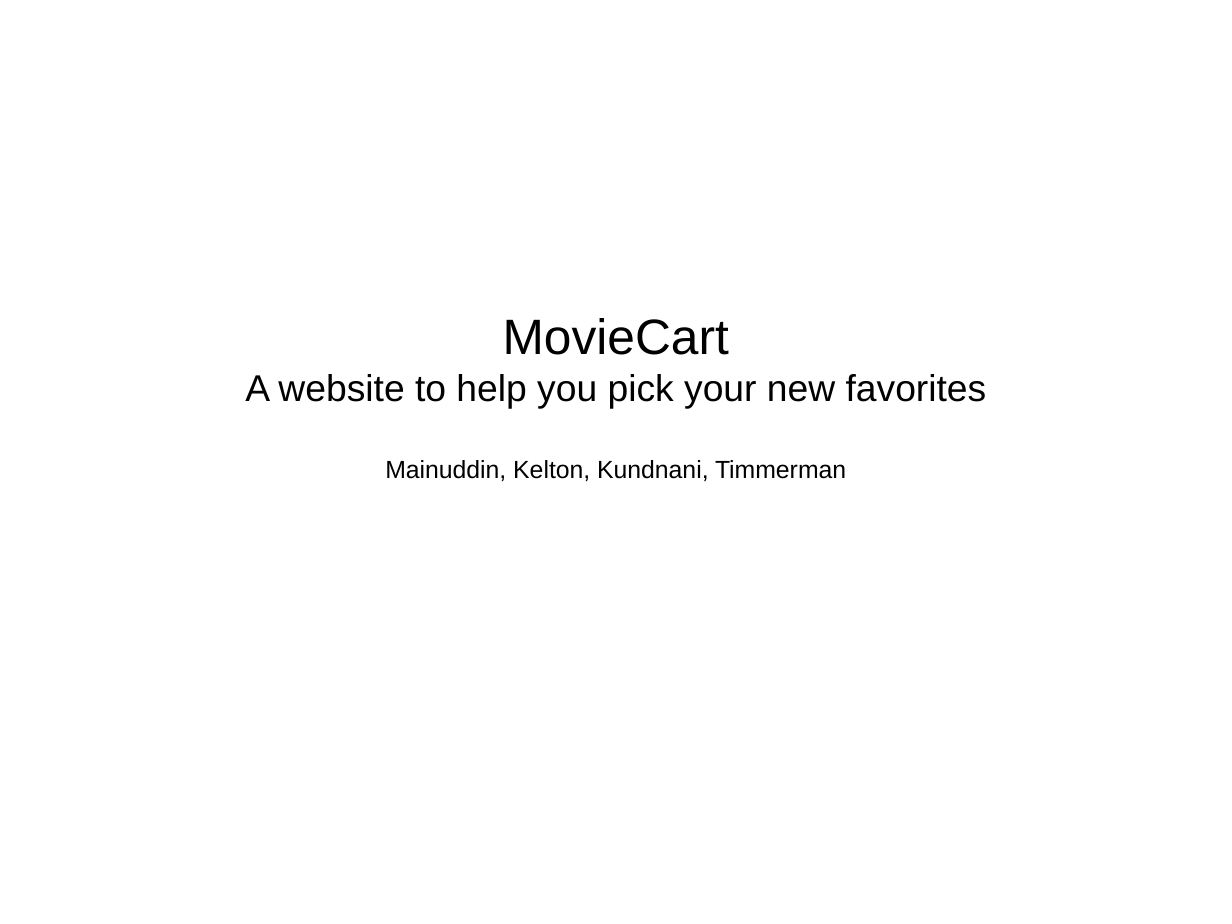
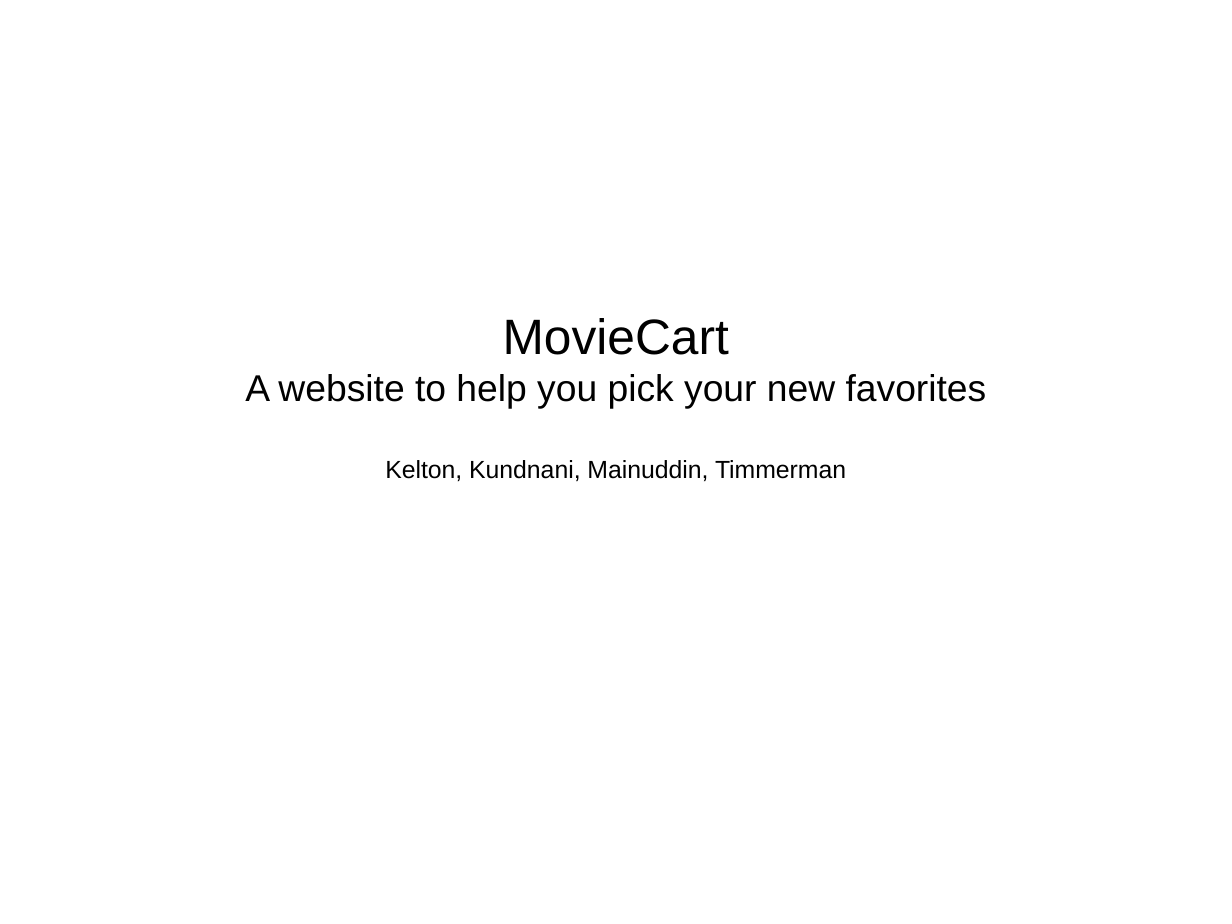
Before and after one commit to ztimmerman/kikoda_contest, a slide deck: slide 1 of presentation.odp. Drawn at 1232x924 pixels with LibreOffice and Linux fonts; fonts in the diff are those of the drawing. Boxes give left, top, right and bottom in pixels: in the first picture for what was removed or moved away, otherwise in the second. Text is boxed around its words. In the diff, an @@ line names an element or a change of style, - is before the commit and + after.

```diff
--- a/presentation.odp
+++ b/presentation.odp
@@ subtitle at (385, 460, 846, 482): text changed @@
-Mainuddin, Kelton, Kundnani, Timmerman
+Kelton, Kundnani, Mainuddin, Timmerman
```
Also in this commit, not shown: 3 slides added.
